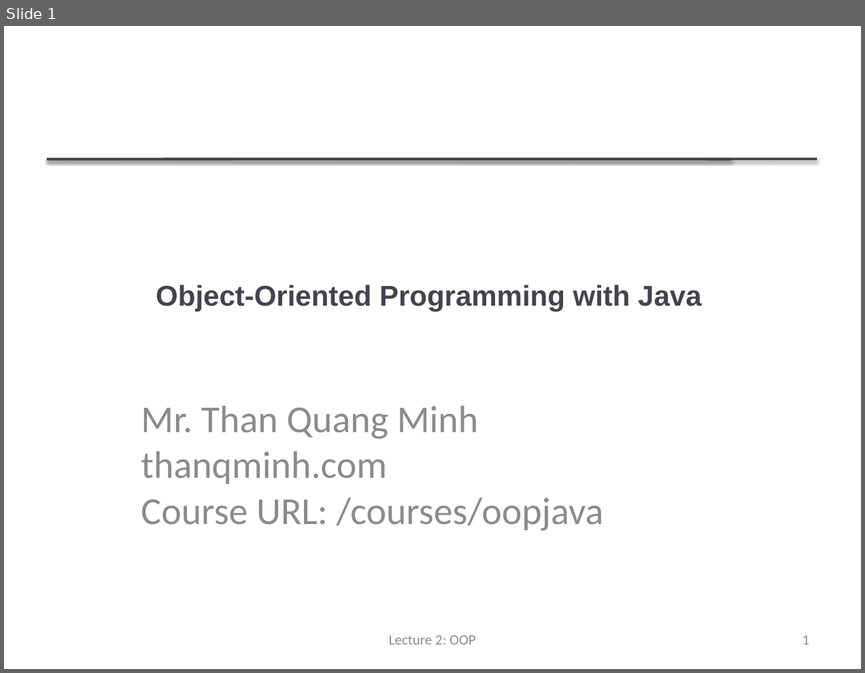
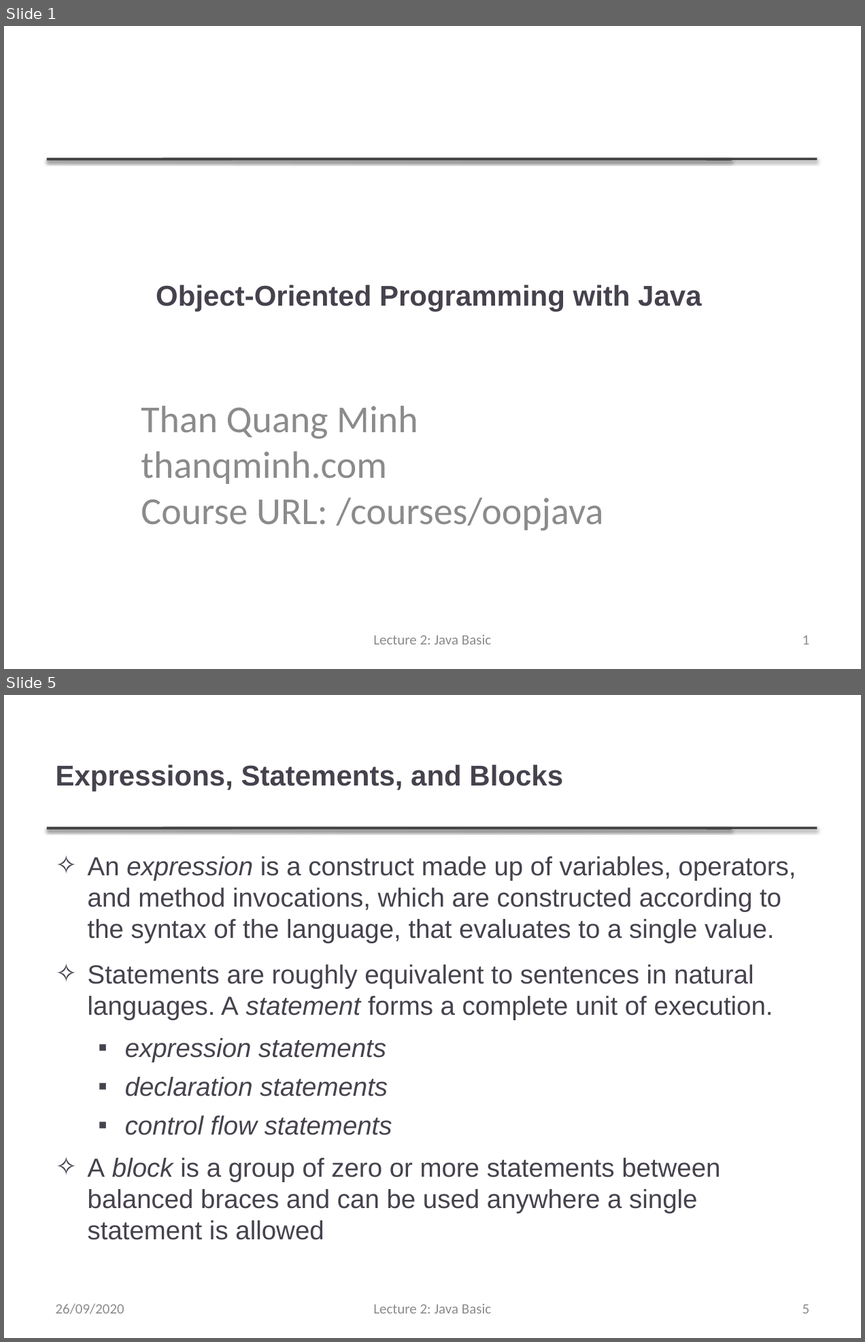
Before and after one commit to thanqminh/thanqminh.github.io, a slide deck: courses/oopjava/lecture2.pptx. Shown one above the other, each under a label of ours: slide 1 before the commit, slides 1 and 5 after it; the slides between them are not shown. The pictures are 865x673 and 865x1342 pixels, drawn with LibreOffice and Linux fonts; fonts in the diff are those of the drawing. Boxes give left, top, right and bottom in pixels: in the first picture for what was removed or moved away, otherwise in the second. Text is boxed around its words. In the diff, an @@ line names an element or a change of style, - is before the commit and + after.

```diff
--- a/courses/oopjava/lecture2.pptx
+++ b/courses/oopjava/lecture2.pptx
@@ slide 5 added at (x1=4, y1=695, x2=861, y2=1338), background #FFFFFF; not listed: 2 template elements that a slide beside it also shows @@
@@ title added at (x1=56, y1=764, x2=563, y2=791), 24 pt, text #46424D, bold @@
+Expressions, Statements, and Blocks
@@ text added at (x1=88, y1=856, x2=796, y2=1240), 22 pt, text #46424D @@
+✧ An expression is a construct made up of variables, operators, and method invocations, which are constructed according to the syntax of the language, that evaluates to a single value.
+✧ Statements are roughly equivalent to sentences in natural languages. A statement forms a complete unit of execution.
+  ▪ expression statements
+  ▪ declaration statements
+  ▪ control flow statements
+✧ A block is a group of zero or more statements between balanced braces and can be used anywhere a single statement is allowed
@@ text added at (x1=56, y1=1303, x2=124, y2=1314), 12 pt, text #8C8C8C @@
+26/09/2020
@@ text added at (x1=373, y1=1304, x2=491, y2=1313), 12 pt, text #8C8C8C @@
+Lecture 2: Java Basic
@@ page number added at (x1=802, y1=1304, x2=810, y2=1313), 12 pt, text #8C8C8C @@
+5
@@ slide 1 changed as well @@
@@ subtitle at (x1=141, y1=405, x2=418, y2=439): text changed @@
-Mr. Than Quang Minh
+Than Quang Minh
@@ text at (x1=373, y1=635, x2=491, y2=644): text changed @@
-Lecture 2: OOP
+Lecture 2: Java Basic
```
Also in this commit, not shown: 1 other slide changed, 6 other slides added, 12 slides removed, 6 other files.
